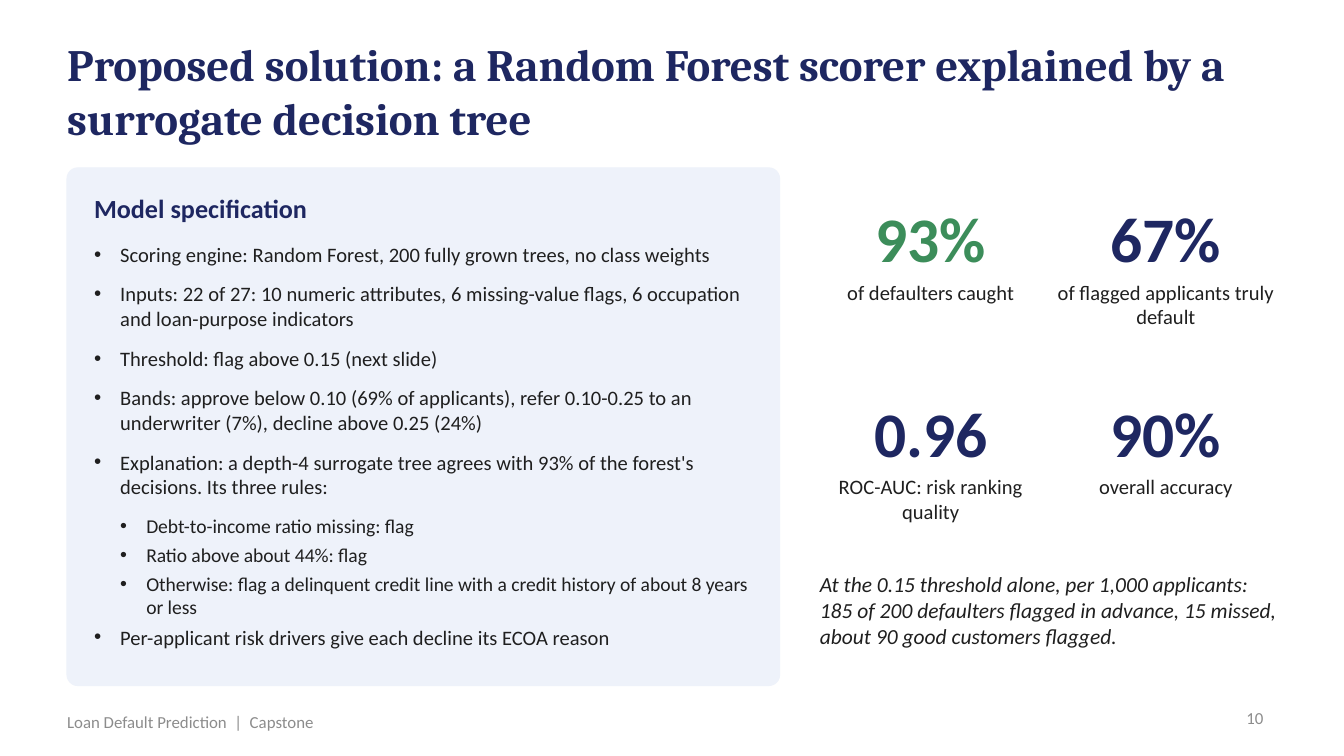
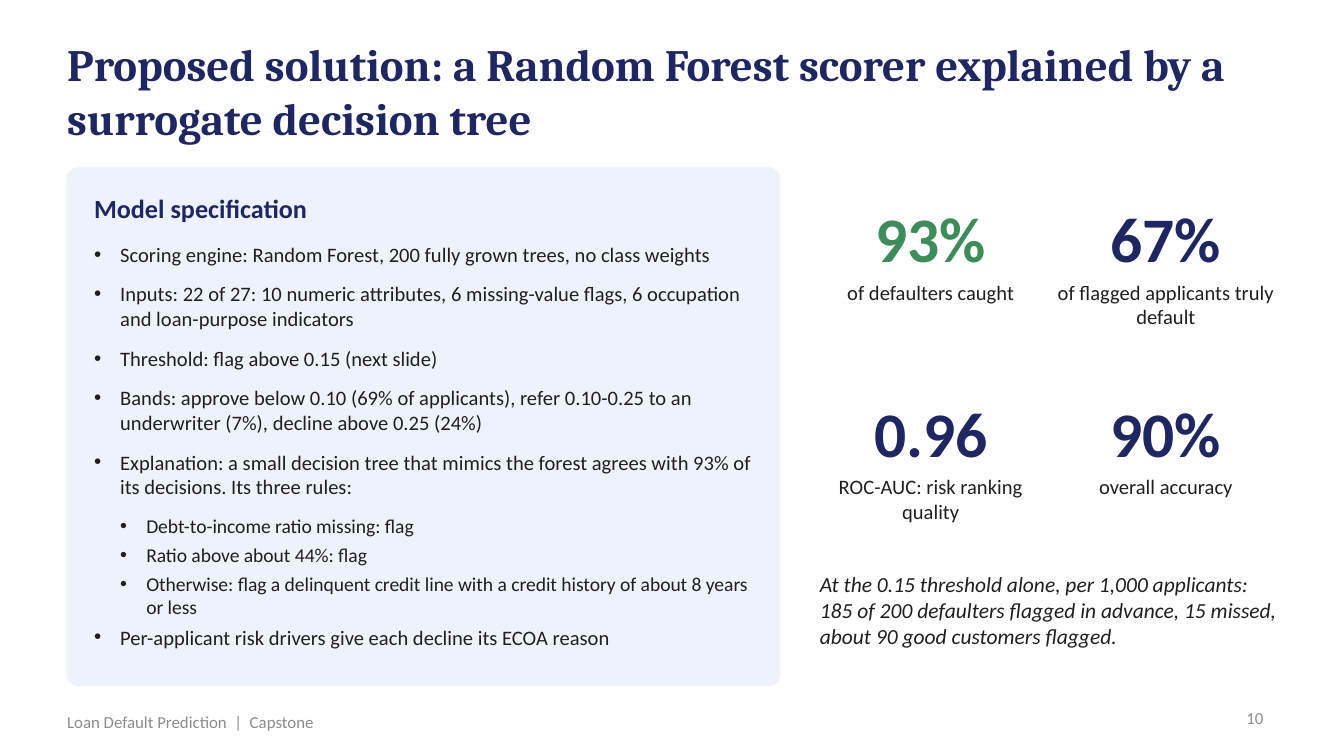
Before and after one commit to shubham1891/Personal-code, a slide deck: slide 10 of presentation/Loan_Default_Prediction_Presentation.pptx. Drawn at 1344x756 pixels with LibreOffice and Linux fonts; fonts in the diff are those of the drawing. Boxes give left, top, right and bottom in pixels: in the first picture for what was removed or moved away, otherwise in the second. Text is boxed around its words. In the diff, an @@ line names an element or a change of style, - is before the commit and + after.

```diff
--- a/presentation/Loan_Default_Prediction_Presentation.pptx
+++ b/presentation/Loan_Default_Prediction_Presentation.pptx
@@ text at <box>120,455,750,494</box>: text changed @@
-• Explanation: a depth-4 surrogate tree agrees with 93% of the forest's decisions. Its three rules:
+• Explanation: a small decision tree that mimics the forest agrees with 93% of its decisions. Its three rules:
```
Also in this commit, not shown: 5 other slides changed, 1 slide added, 2 other files.
